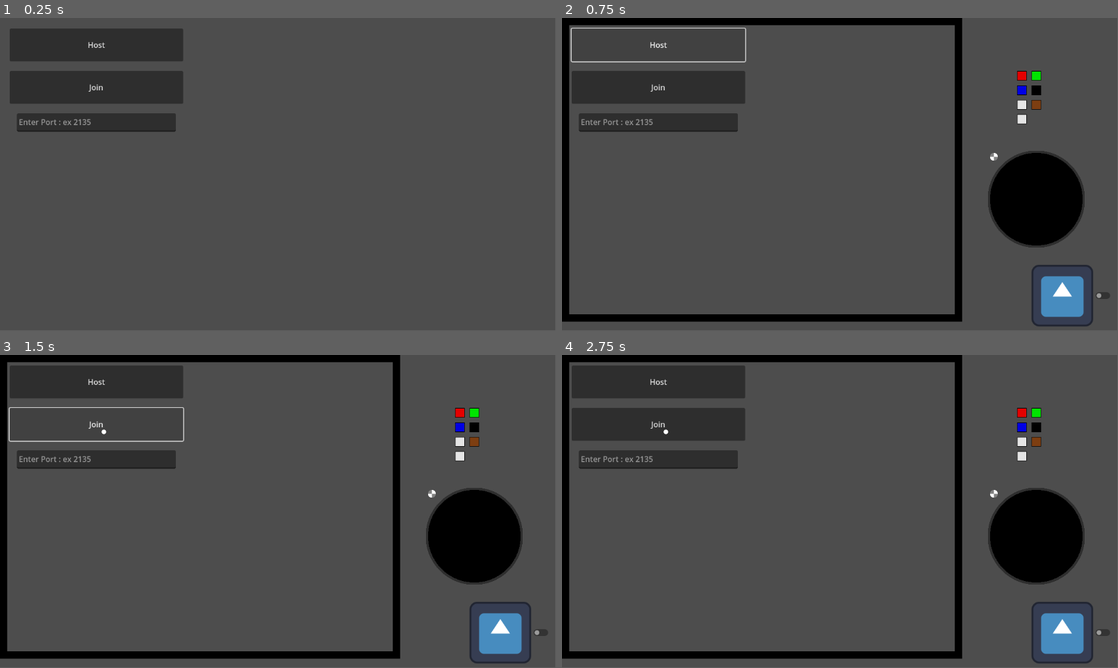
Above: before the commit, frames 1-4 (two rows, left to right).
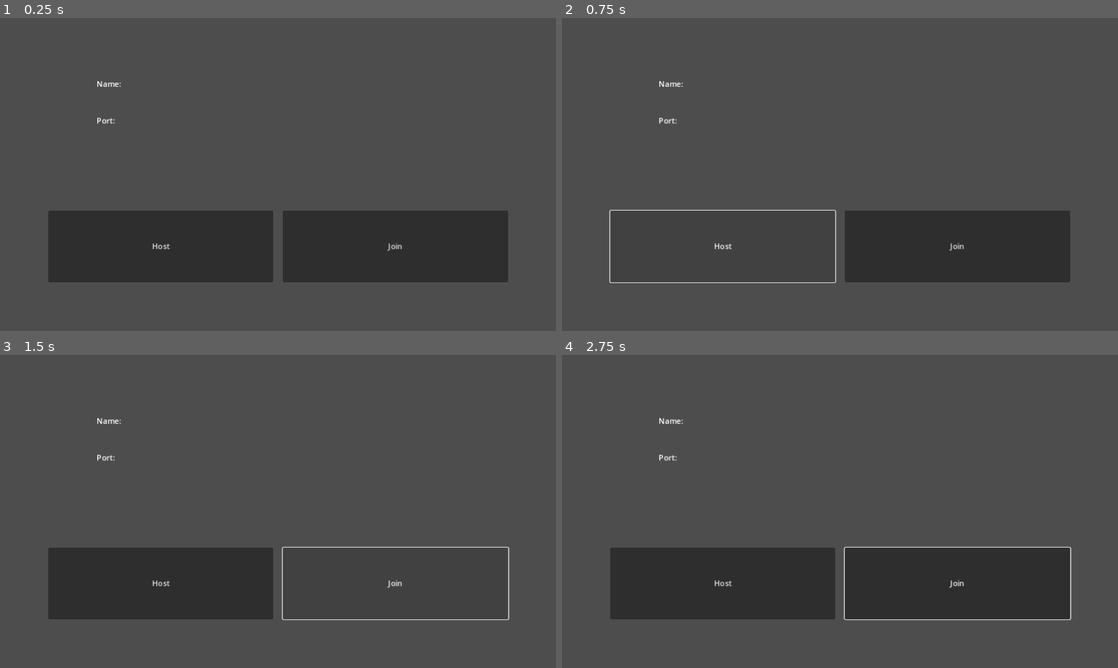
Above: after the commit, the same moments.

Repository: banana67676/Pitch-It-2025-2026
Game: Godot game, scene res://Scenes/Multiplayer Menu/Multiplayer_Menu.tscn
Same seed, same stepped clock (60 frames per second), same inputs: the game is played once before the commit and once after it. The engine's default icon, where the game draws it, is replaced by a stand-in: a white triangle on a blue panel in a dark square.
Inputs (mouse positions are in pixels of both pictures, inside the frame that each line leads up to):
- Up to frame 1 (0.25 s): no input
- Up to frame 2 (0.75 s): click "Host" at 0.5 s
- Up to frame 3 (1.5 s): click "Join" at 1.25 s
- Up to frame 4 (2.75 s): click (1023, 411) at 2.02 s
In our replay, the window is 799x449 before the commit and 800x450 after it. These sizes can differ from the game's own. Grey fills any space a smaller window leaves; there, only what the larger window draws over its background counts as a difference.

The runs differ from the first frame. In frame 1, 27% of the frame differs, in the area x 1-92%, y 3-85%; in frame 2, 25%; in frame 3, 27%; in frame 4, 37%, in the area x 0-99%, y 0-99%.
Error after the commit: Invalid access to property or key 'text' on a base object of type 'null instance'. (res://Scenes/Multiplayer)

Commit message:
Muliplayer menu additions and title scene added

Diff:
--- a/Scenes/Creation Scene/Creation_Scene.tscn
+++ b/Scenes/Creation Scene/Creation_Scene.tscn
@@ -35,6 +35,7 @@
 [node name="Title" type="TextEdit" parent="MarginContainer/VSplitContainer/MarginContainer/VBoxContainer"]
 layout_mode = 2
 size_flags_vertical = 3
+placeholder_text = "Title"
 
 [node name="MarginContainer" type="MarginContainer" parent="MarginContainer/VSplitContainer/MarginContainer/VBoxContainer"]
 layout_mode = 2
@@ -47,10 +48,11 @@
 [node name="Slogan" type="TextEdit" parent="MarginContainer/VSplitContainer/MarginContainer/VBoxContainer/MarginContainer"]
 layout_mode = 2
 size_flags_vertical = 3
+placeholder_text = "Slogan"
 
 [node name="HSplitContainer" type="HSplitContainer" parent="MarginContainer/VSplitContainer"]
 layout_mode = 2
 size_flags_vertical = 3
 
 [node name="DrawingScene" parent="MarginContainer/VSplitContainer/HSplitContainer" instance=ExtResource("1_r6dir")]
-scale = Vector2(0.7, 0.7)
+scale = Vector2(0.65, 0.65)
--- a/Scenes/Multiplayer Menu/Multiplayer_Menu.tscn
+++ b/Scenes/Multiplayer Menu/Multiplayer_Menu.tscn
@@ -12,40 +12,77 @@
 
 [node name="MarginContainer" type="MarginContainer" parent="."]
 offset_top = 2.0
-offset_right = 400.0
-offset_bottom = 286.0
-theme_override_constants/margin_left = 20
-theme_override_constants/margin_top = 20
-theme_override_constants/margin_right = 20
-theme_override_constants/margin_bottom = 20
+offset_right = 1153.0
+offset_bottom = 647.0
+theme_override_constants/margin_left = 100
+theme_override_constants/margin_top = 100
+theme_override_constants/margin_right = 100
+theme_override_constants/margin_bottom = 100
 
-[node name="VBoxContainer" type="VBoxContainer" parent="MarginContainer"]
+[node name="VSplitContainer" type="VSplitContainer" parent="MarginContainer"]
 layout_mode = 2
+theme_override_constants/separation = 50
+split_offset = 50
+dragger_visibility = 1
+
+[node name="MarginContainer" type="MarginContainer" parent="MarginContainer/VSplitContainer"]
+layout_mode = 2
+size_flags_horizontal = 3
+size_flags_vertical = 3
+theme_override_constants/margin_left = 100
+theme_override_constants/margin_top = 0
+theme_override_constants/margin_right = 100
+theme_override_constants/margin_bottom = 100
+
+[node name="GridContainer" type="VBoxContainer" parent="MarginContainer/VSplitContainer/MarginContainer"]
+layout_mode = 2
+
+[node name="HBoxContainer2" type="HBoxContainer" parent="MarginContainer/VSplitContainer/MarginContainer/GridContainer"]
+layout_mode = 2
+size_flags_vertical = 3
+
+[node name="Label" type="Label" parent="MarginContainer/VSplitContainer/MarginContainer/GridContainer/HBoxContainer2"]
+layout_mode = 2
+text = "Name:"
+
+[node name="TextEdit" type="RichTextLabel" parent="MarginContainer/VSplitContainer/MarginContainer/GridContainer/HBoxContainer2"]
+layout_mode = 2
+size_flags_horizontal = 3
+size_flags_vertical = 3
+bbcode_enabled = true
+
+[node name="HBoxContainer" type="HBoxContainer" parent="MarginContainer/VSplitContainer/MarginContainer/GridContainer"]
+layout_mode = 2
+size_flags_vertical = 3
+
+[node name="Label2" type="Label" parent="MarginContainer/VSplitContainer/MarginContainer/GridContainer/HBoxContainer"]
+layout_mode = 2
+text = "Port:"
+
+[node name="TextEdit2" type="RichTextLabel" parent="MarginContainer/VSplitContainer/MarginContainer/GridContainer/HBoxContainer"]
+layout_mode = 2
+size_flags_horizontal = 6
+size_flags_vertical = 10
+bbcode_enabled = true
+
+[node name="VBoxContainer" type="HBoxContainer" parent="MarginContainer/VSplitContainer"]
+layout_mode = 2
+size_flags_vertical = 3
 theme_override_constants/separation = 20
 
-[node name="Host" type="Button" parent="MarginContainer/VBoxContainer"]
+[node name="Host" type="Button" parent="MarginContainer/VSplitContainer/VBoxContainer"]
 layout_mode = 2
+size_flags_horizontal = 3
 size_flags_vertical = 3
 text = "Host
 "
 
-[node name="Join" type="Button" parent="MarginContainer/VBoxContainer"]
+[node name="Join" type="Button" parent="MarginContainer/VSplitContainer/VBoxContainer"]
 layout_mode = 2
+size_flags_horizontal = 3
 size_flags_vertical = 3
 text = "Join
 "
 
-[node name="MarginContainer" type="MarginContainer" parent="MarginContainer/VBoxContainer"]
-layout_mode = 2
-size_flags_vertical = 3
-theme_override_constants/margin_left = 15
-theme_override_constants/margin_right = 15
-theme_override_constants/margin_bottom = 30
-
-[node name="TextEdit" type="TextEdit" parent="MarginContainer/VBoxContainer/MarginContainer"]
-layout_mode = 2
-size_flags_vertical = 3
-placeholder_text = "Enter Port : ex 2135"
-
-[connection signal="pressed" from="MarginContainer/VBoxContainer/Host" to="." method="_on_host_pressed"]
-[connection signal="pressed" from="MarginContainer/VBoxContainer/Join" to="." method="_on_join_pressed"]
+[connection signal="pressed" from="MarginContainer/VSplitContainer/VBoxContainer/Host" to="." method="_on_host_pressed"]
+[connection signal="pressed" from="MarginContainer/VSplitContainer/VBoxContainer/Join" to="." method="_on_join_pressed"]
--- a/Scenes/Multiplayer Menu/multiplayer_menu.gd
+++ b/Scenes/Multiplayer Menu/multiplayer_menu.gd
@@ -1,6 +1,6 @@
 extends Node2D
 
-@onready var SERVER_PORT_READ: TextEdit = $MarginContainer/VBoxContainer/MarginContainer/TextEdit
+@onready var SERVER_PORT_READ: TextEdit = $MarginContainer/VSplitContainer/MarginContainer/TextEdit
 
 var peer = ENetMultiplayerPeer.new()
 @export var player_scene : PackedScene
@@ -12,7 +12,7 @@
 
 
 func _on_host_pressed() -> void:
-	if SERVER_PORT_READ.text.to_int() != null:
+	if SERVER_PORT_READ.text != null:
 		peer.create_server(SERVER_PORT_READ.text.to_int())
 		multiplayer.multiplayer_peer = peer
 		multiplayer.peer_connected.connect(add_player)
--- a/project.godot
+++ b/project.godot
@@ -14,6 +14,11 @@
 run/main_scene="res://Scenes/Multiplayer Menu/Multiplayer_Menu.tscn"
 config/features=PackedStringArray("4.3", "GL Compatibility")
 config/icon="res://icon.svg"
+
+[display]
+
+window/stretch/mode="canvas_items"
+window/stretch/aspect="keep_height"
 
 [file_customization]
 
